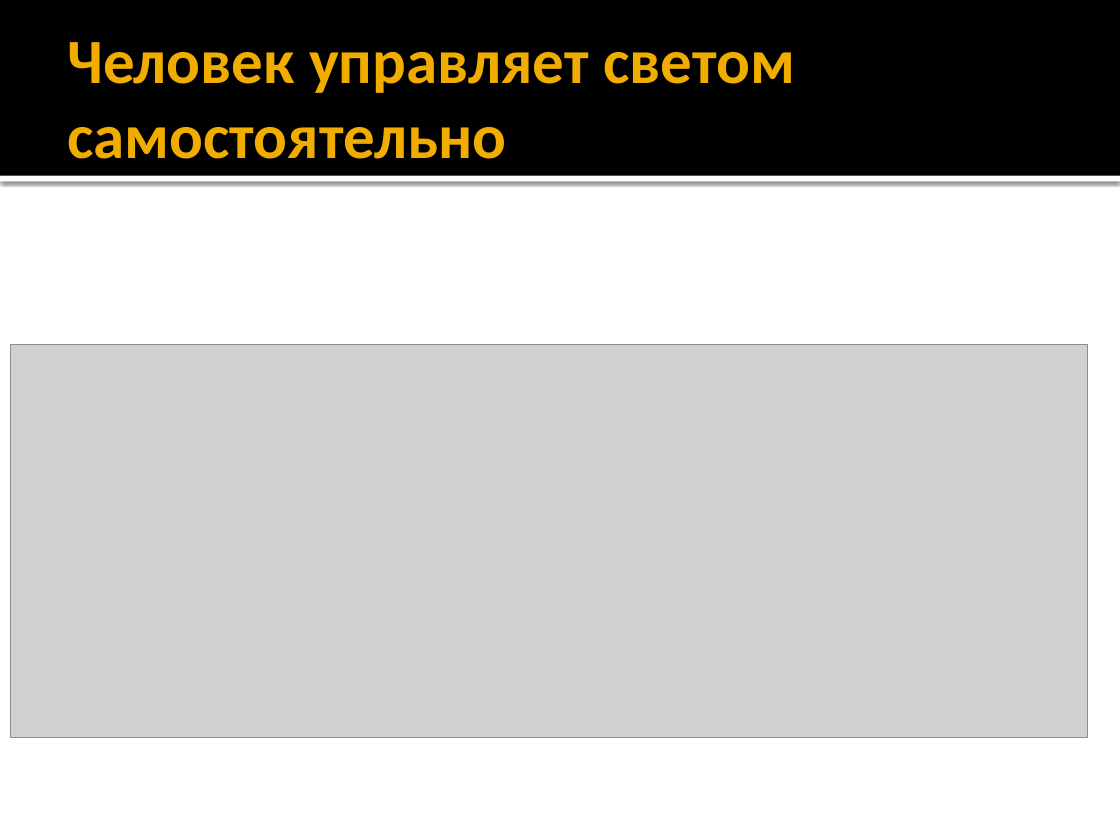
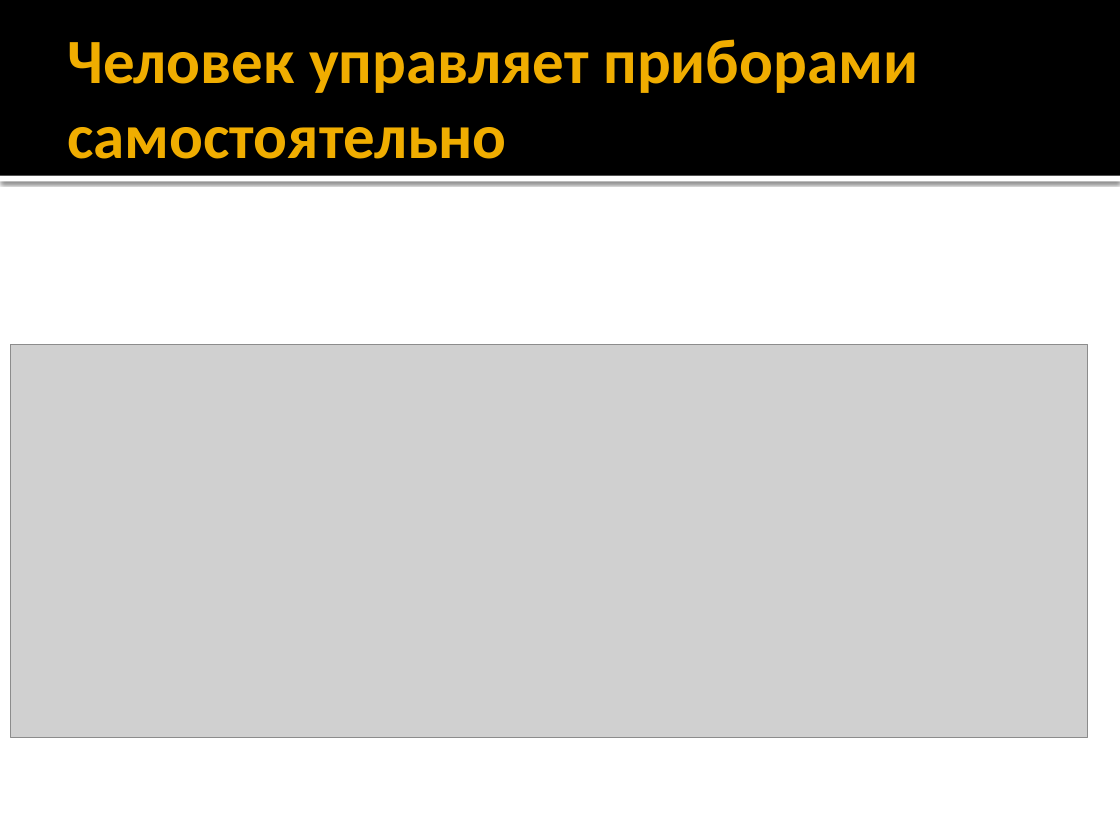
Before and after one commit to alexey-malov/ood, a slide deck: slide 3 of lectures/02.observer/observer.pptx. Drawn at 1120x840 pixels with LibreOffice and Linux fonts; fonts in the diff are those of the drawing; grey boxes stand for pictures. Boxes give left, top, right and bottom in pixels: in the first picture for what was removed or moved away, otherwise in the second. Text is boxed around its words. In the diff, an @@ line names an element or a change of style, - is before the commit and + after.

```diff
--- a/lectures/02.observer/observer.pptx
+++ b/lectures/02.observer/observer.pptx
@@ title at box(67, 39, 918, 159): text changed @@
-Человек управляет светом самостоятельно
+Человек управляет приборами самостоятельно
```
Also in this commit, not shown: 2 other slides changed, 2 slides added.
